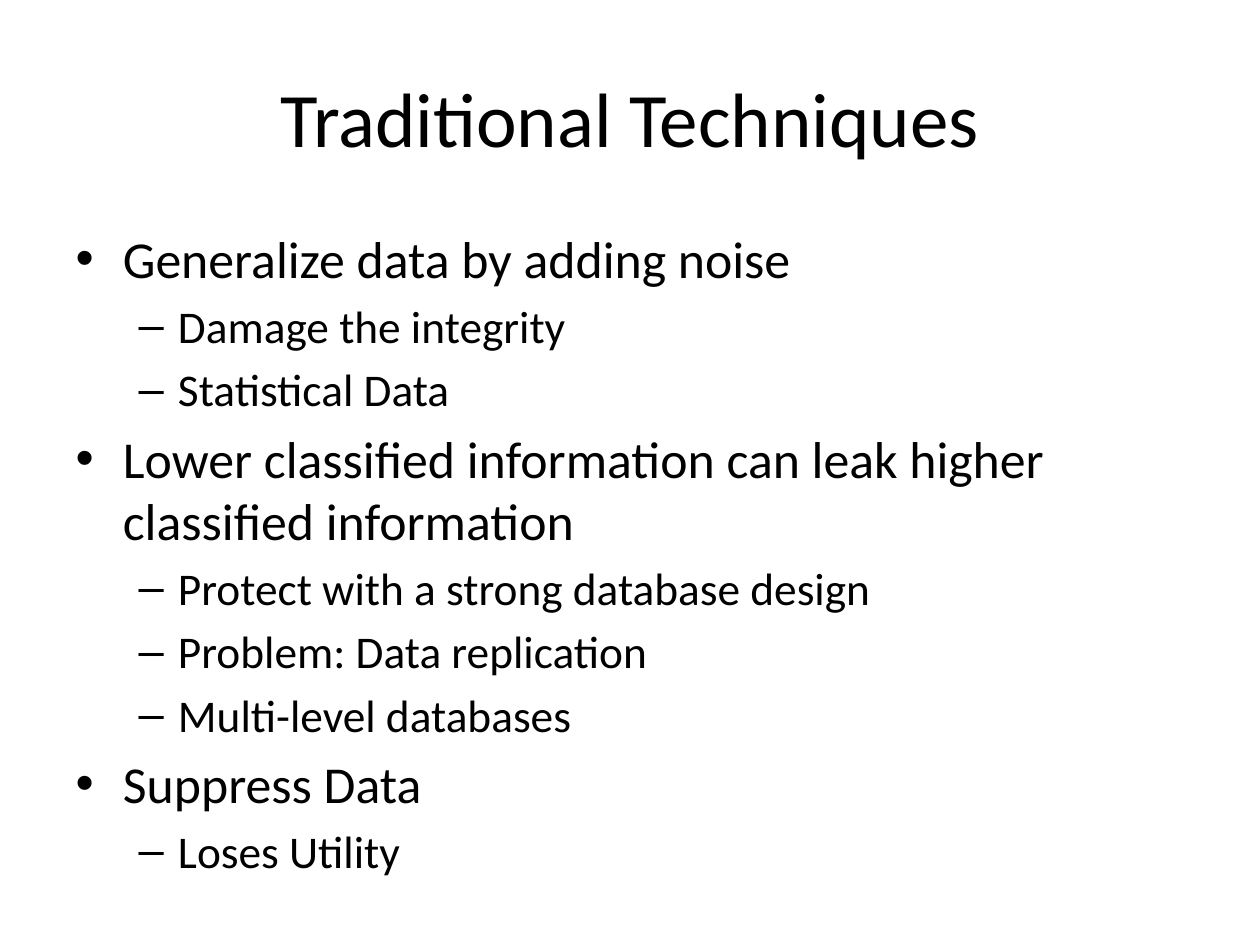
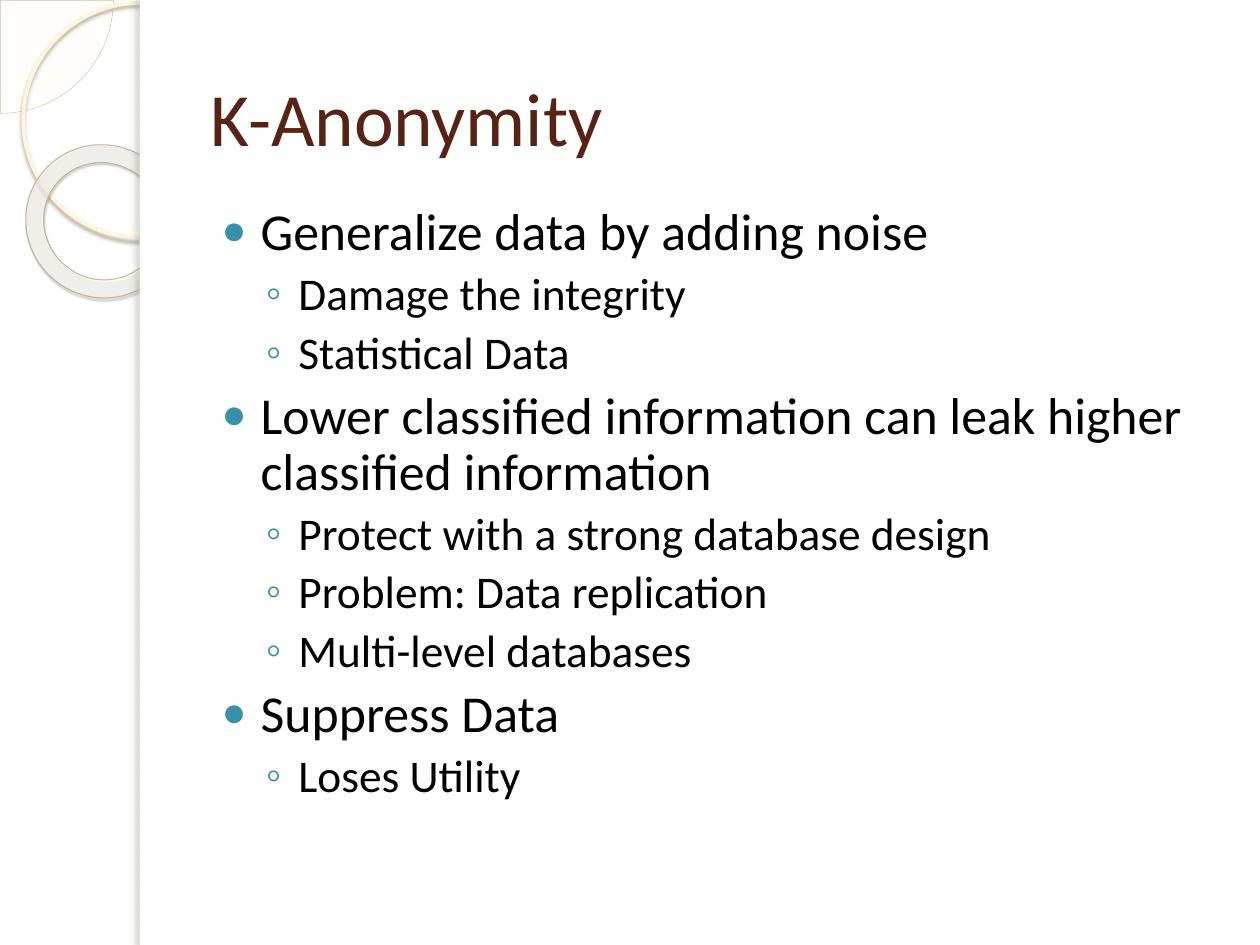
Before and after one commit to jayvelasco1990/big-data, a slide deck: slide 9 of Final Project/draft_presentation.pptx. Drawn at 1260x945 pixels with LibreOffice and Linux fonts; fonts in the diff are those of the drawing; background and template pictures are left out. Boxes give left, top, right and bottom in pixels: in the first picture for what was removed or moved away, otherwise in the second. Text is boxed around its words. In the diff, an @@ line names an element or a change of style, - is before the commit and + after.

```diff
--- a/Final Project/draft_presentation.pptx
+++ b/Final Project/draft_presentation.pptx
@@ pie slice (boxed as its full ellipse) added at (0,0,113,113), fill #FEFAF4 at 33% opacity, outline #D3C39F 0.25 pt @@
@@ ellipse added at (23,3,257,237), outline #FFF5DE 2.15 pt @@
@@ rectangle added at (140,0,1260,945), fill #FFFFFF @@
@@ rectangle added at (140,0,150,945), fill #FFFFFF @@
@@ donut added at (0,113,211,329), fill gradient #FFFCF6 to #FFFEFB to #F0D28E, outline #C7B893 0.58 pt @@
@@ title at (210,94,602,158): text changed; size 44 to 43 pt; text colour #000000 to #572314 @@
-Traditional Techniques
+K-Anonymity
@@ text "Generalize data by adding noise": place and size @@
-text "Generalize data by adding noise" at (123,242,1043,812)
+text "Generalize data by adding noise" at (261,214,1181,800)
@@ text "Generalize data by adding noise" at (261,214,1181,800): bullet • to ●; line spacing 1 to 0.9; bullet – to ◦ @@
```
Also in this commit, not shown: 51 other slides changed, 3 other files.
